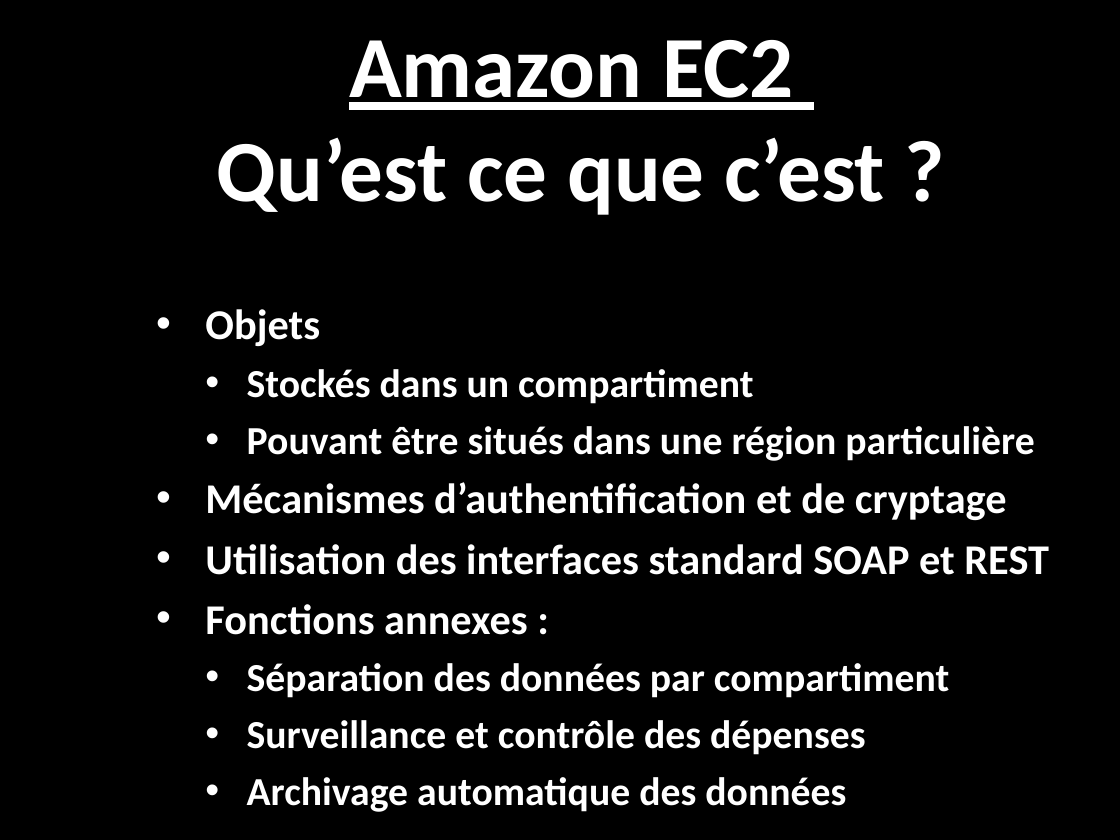
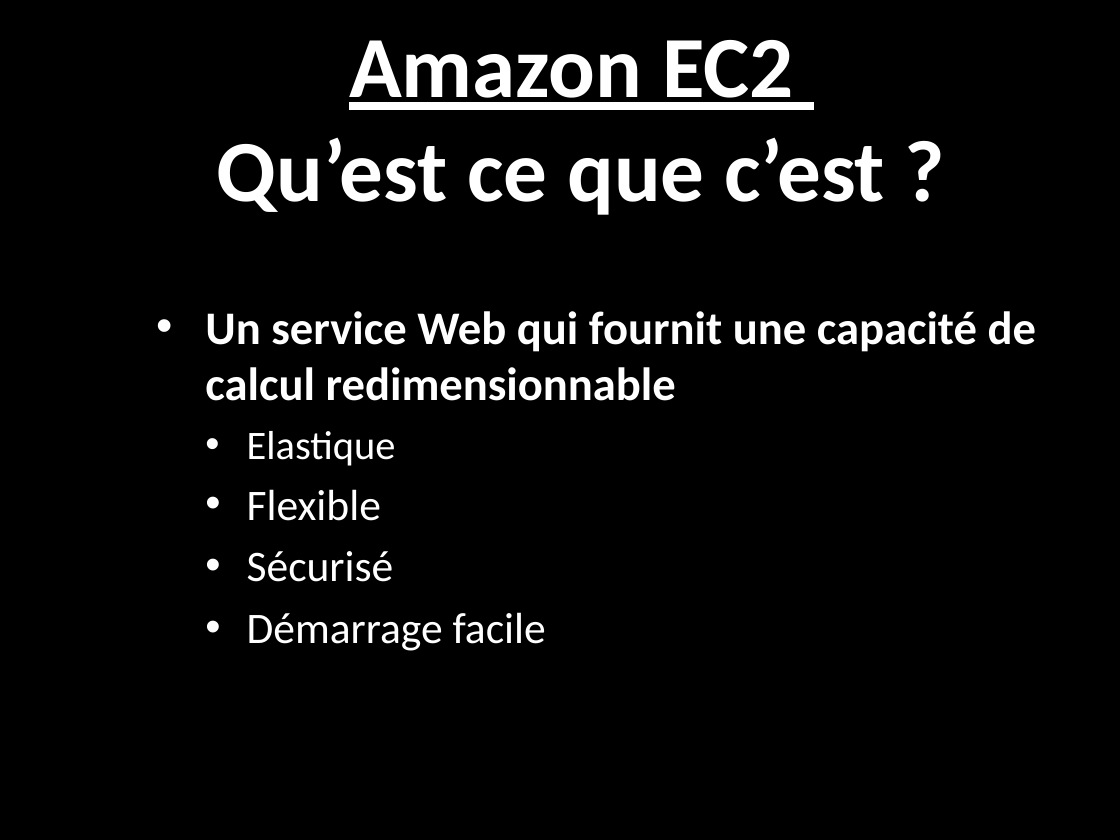
Before and after one commit to romfret/TLC, a slide deck: slide 6 of AWS - Media Hosting.pptx. Drawn at 1120x840 pixels with LibreOffice and Linux fonts; fonts in the diff are those of the drawing; background and template pictures are left out. Boxes give left, top, right and bottom in pixels: in the first picture for what was removed or moved away, otherwise in the second. Text is boxed around its words. In the diff, an @@ line names an element or a change of style, - is before the commit and + after.

```diff
--- a/AWS - Media Hosting.pptx
+++ b/AWS - Media Hosting.pptx
@@ text at [205,311,1036,651]: text changed; size 25.5 to 30 pt @@
-  • Objets
-    • Stockés dans un compartiment
-    • Pouvant être situés dans une région particulière
-  • Mécanismes d’authentification et de cryptage
-  • Utilisation des interfaces standard SOAP et REST
-  • Fonctions annexes :
-    • Séparation des données par compartiment
-    • Surveillance et contrôle des dépenses
-    • Archivage automatique des données
+  • Un service Web qui fournit une capacité de calcul redimensionnable
+    • Elastique
+    • Flexible
+    • Sécurisé
+    • Démarrage facile
```
Also in this commit, not shown: 2 other slides changed, 3 slides added.
